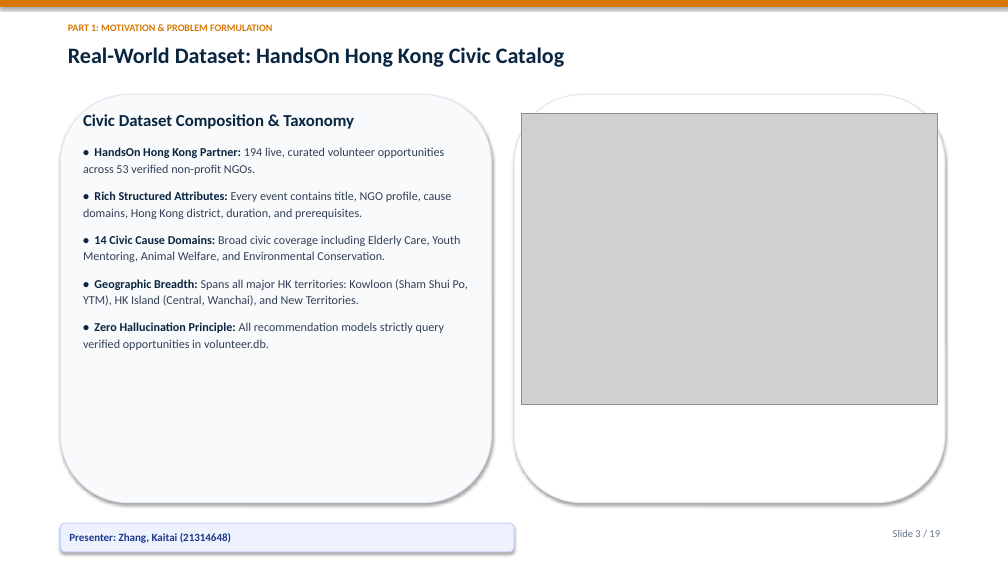
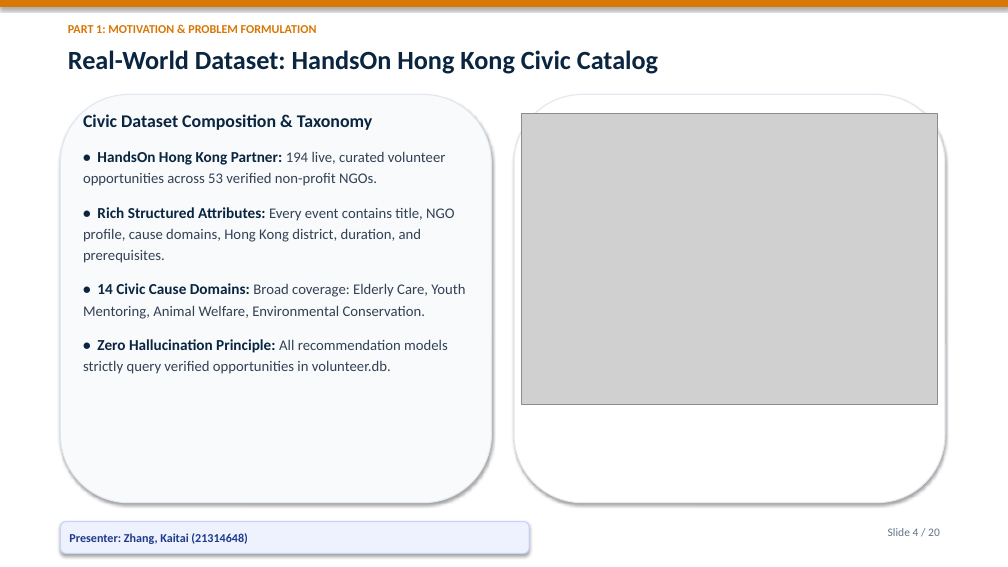
Before and after one commit to Bob8259/CSIT-5210-Group-Project, a slide deck: slide 4 of CSIT5210_Group1_Presentation.pptx (slide 3 before the commit). Drawn at 1008x567 pixels with LibreOffice and Linux fonts; fonts in the diff are those of the drawing; grey boxes stand for pictures. Boxes give left, top, right and bottom in pixels: in the first picture for what was removed or moved away, otherwise in the second. Text is boxed around its words. In the diff, an @@ line names an element or a change of style, - is before the commit and + after.

Commit message:
feat: add grand cover page and enlarge presentation font sizes for optimal projection readability

```diff
--- a/CSIT5210_Group1_Presentation.pptx
+++ b/CSIT5210_Group1_Presentation.pptx
@@ text "PART 1: MOTIVATION & PROBLEM ..." at (68, 25, 317, 33): size 9.5 to 11.5 pt @@
@@ text "Real-World Dataset: HandsOn Hong Kong ..." at (68, 50, 658, 74): size 21 to 25 pt @@
@@ text at (83, 114, 455, 374): size 16 to 17 pt in "Civic Dataset Composition & Taxonomy"; size 11.5 to 14.5 pt in "• HandsOn Hong Kong Partner:", "• Rich Structured Attributes:", "• Zero Hallucination Principle:"; size 11.5 to 14 pt in "194 live, curated volunteer opportunities across 53 ...", "Every event contains title, NGO profile, cause ...", "All recommendation models strictly query verified opportunit ..."; line spacing 1.15 to 1.2; more space between paragraphs @@
@@ text at (83, 283, 465, 319): text changed; size 11.5 to 14 pt @@
-• 14 Civic Cause Domains: Broad civic coverage including Elderly Care, Youth Mentoring, Animal Welfare, and Environmental Conservation.
-• Geographic Breadth: Spans all major HK territories: Kowloon (Sham Shui Po, YTM), HK Island (Central, Wanchai), and New Territories.
+• 14 Civic Cause Domains: Broad coverage: Elderly Care, Youth Mentoring, Animal Welfare, Environmental Conservation.
@@ rounded rectangle "Presenter: Zhang, Kaitai (21314648)": place and size @@
-rounded rectangle "Presenter: Zhang, Kaitai (21314648)" at (60, 523, 514, 552)
+rounded rectangle "Presenter: Zhang, Kaitai (21314648)" at (60, 522, 529, 554)
@@ rounded rectangle "Presenter: Zhang, Kaitai (21314648)" at (60, 522, 529, 554): size 10.5 to 11.5 pt @@
@@ text at (888, 528, 940, 536): text changed; size 10 to 11 pt @@
-Slide 3 / 19
+Slide 4 / 20
```
Also in this commit, not shown: 18 other slides changed, 1 slide added, 1 other file.
